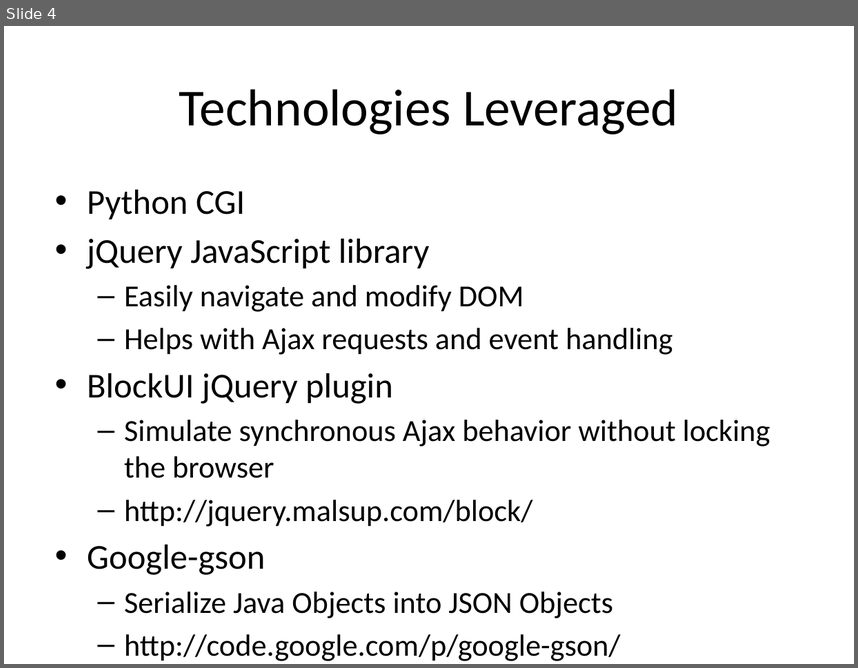
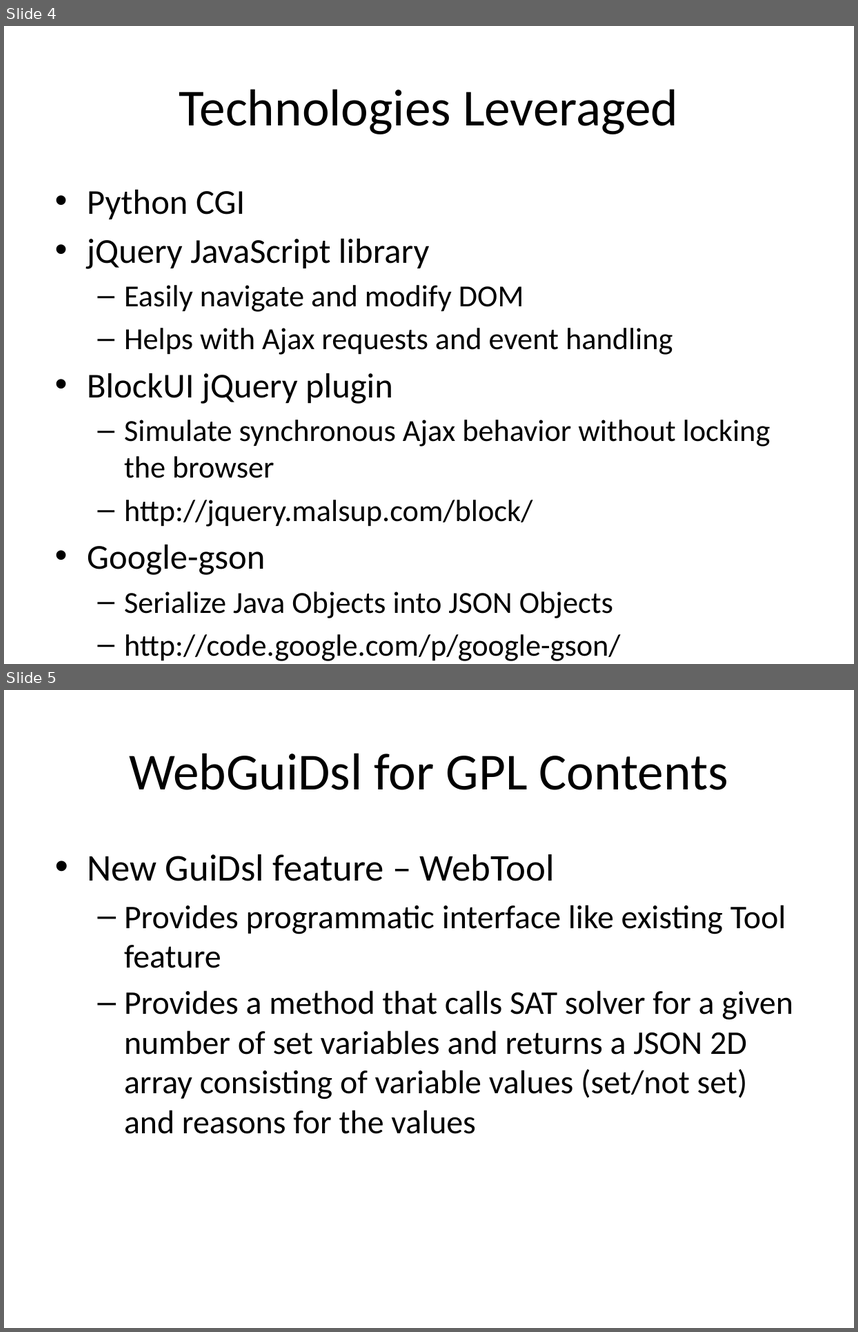
Before and after one commit to toomanyjoes/spring2011-cs392, a slide deck: SamPresentation.pptx. Shown one above the other, each under a label of ours: slide 4 before the commit, slides 4 and 5 after it. The pictures are 858x668 and 858x1332 pixels, drawn with LibreOffice and Linux fonts; fonts in the diff are those of the drawing. Boxes give left, top, right and bottom in pixels: in the first picture for what was removed or moved away, otherwise in the second. Text is boxed around its words. In the diff, an @@ line names an element or a change of style, - is before the commit and + after.

Commit message:
Presentation update.

```diff
--- a/SamPresentation.pptx
+++ b/SamPresentation.pptx
@@ slide 5 added at [4,690,854,1328], background #FFFFFF @@
@@ title added at [129,753,728,790], 44 pt, text #000000 @@
+WebGuiDsl for GPL Contents
@@ text added at [87,854,793,1134], 28 pt, text #000000 @@
+• New GuiDsl feature – WebTool
+  – Provides programmatic interface like existing Tool feature
+  – Provides a method that calls SAT solver for a given number of set variables and returns a JSON 2D array consisting of variable values (set/not set) and reasons for the values
```
Also in this commit, not shown: 1 slide changed, 2 other slides added, 1 slide removed.
